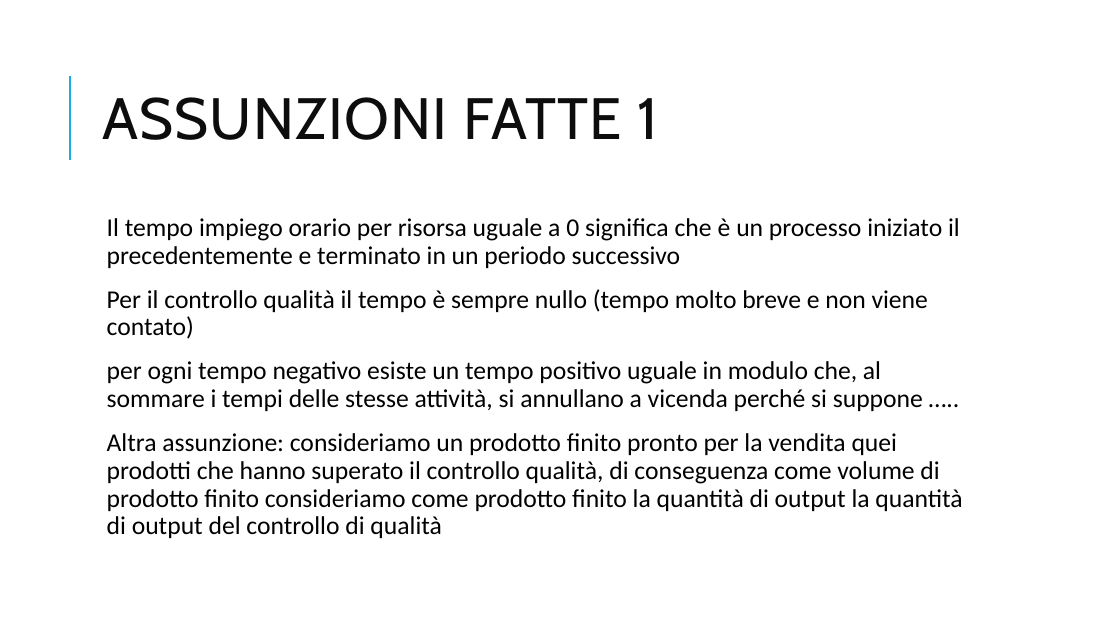
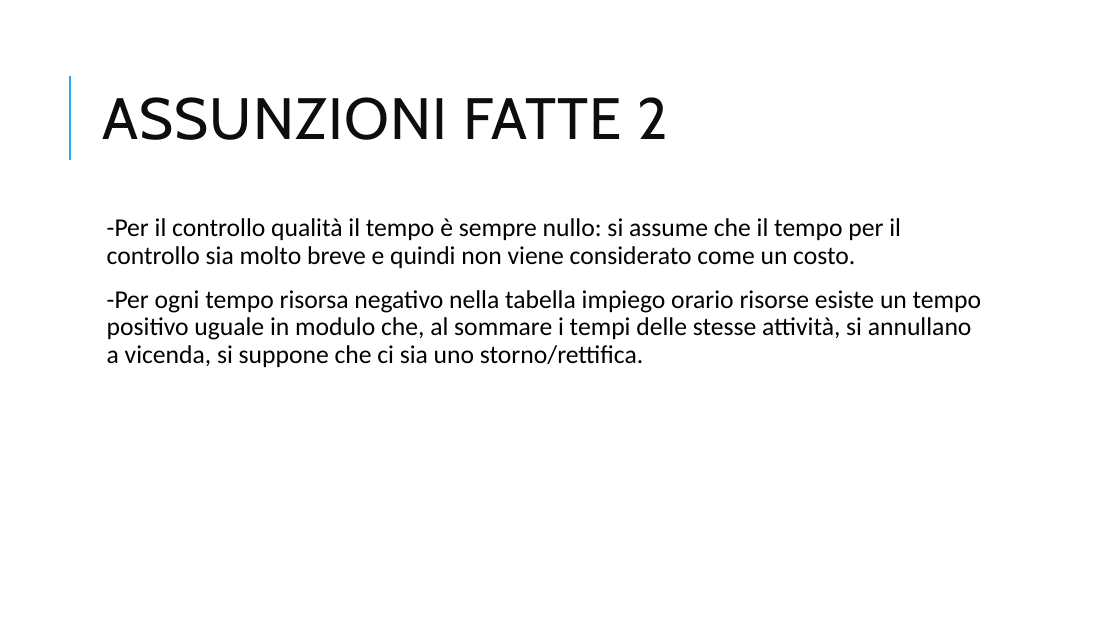
Before and after one commit to VinciGit00/SCGProject, a slide deck: slide 6 of Document/PresentazioneProgetto.pptx (slide 5 before the commit). Drawn at 1120x630 pixels with LibreOffice and Linux fonts; fonts in the diff are those of the drawing. Boxes give left, top, right and bottom in pixels: in the first picture for what was removed or moved away, otherwise in the second. Text is boxed around its words. In the diff, an @@ line names an element or a change of style, - is before the commit and + after.

```diff
--- a/Document/PresentazioneProgetto.pptx
+++ b/Document/PresentazioneProgetto.pptx
@@ title at (102,97,669,140): text changed @@
-ASSUNZIONI FATTE 1
+ASSUNZIONI FATTE 2
@@ text at (107,218,981,367): text changed @@
-  Il tempo impiego orario per risorsa uguale a 0 significa che è un processo iniziato il precedentemente e terminato in un periodo successivo
-  Per il controllo qualità il tempo è sempre nullo (tempo molto breve e non viene contato)
-  per ogni tempo negativo esiste un tempo positivo uguale in modulo che, al sommare i tempi delle stesse attività, si annullano a vicenda perché si suppone …..
-  Altra assunzione: consideriamo un prodotto finito pronto per la vendita quei prodotti che hanno superato il controllo qualità, di conseguenza come volume di prodotto finito consideriamo come prodotto finito la quantità di output la quantità di output del controllo di qualità
+  -Per il controllo qualità il tempo è sempre nullo: si assume che il tempo per il controllo sia molto breve e quindi non viene considerato come un costo.
+  -Per ogni tempo risorsa negativo nella tabella impiego orario risorse esiste un tempo positivo uguale in modulo che, al sommare i tempi delle stesse attività, si annullano a vicenda, si suppone che ci sia uno storno/rettifica.
```
Also in this commit, not shown: 5 other slides changed, 5 slides added, 4 slides removed, 7 other files.
